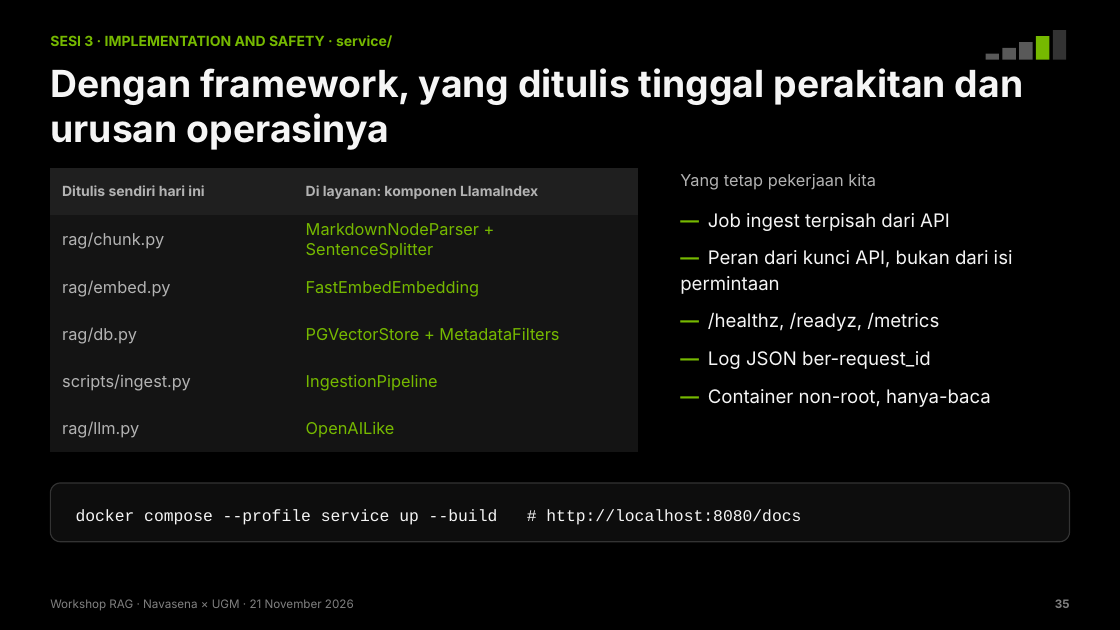
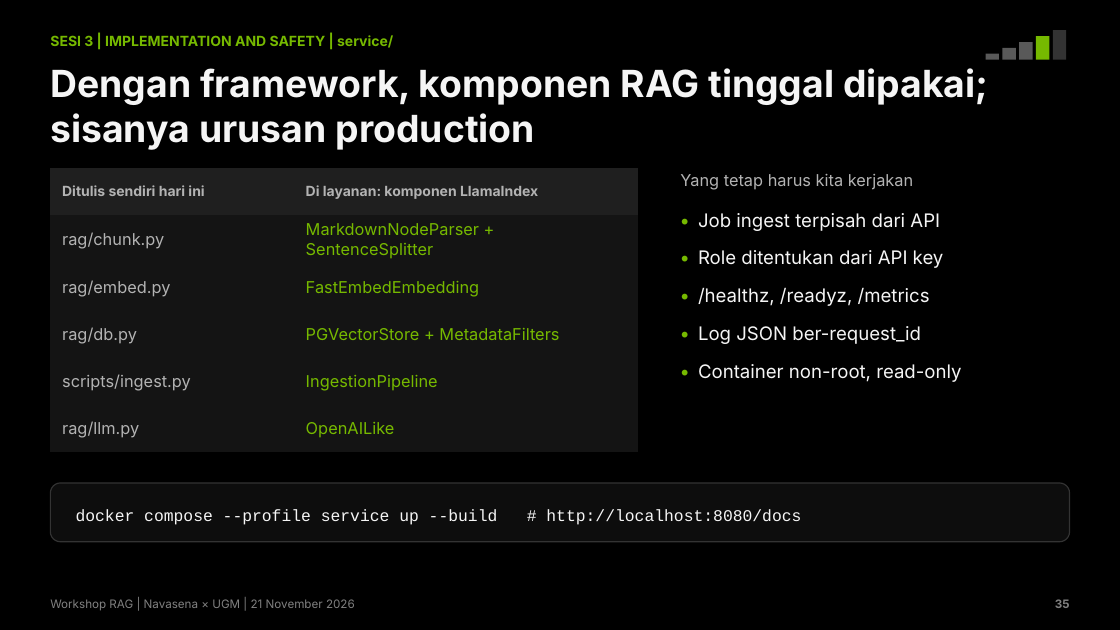
Before and after one commit to chmdznr/navasena-ugm-rag-workshop, a slide deck: slide 35 of slides/dist/Navasena_UGM_Workshop_RAG.pptx. Drawn at 1120x630 pixels with LibreOffice and Linux fonts; fonts in the diff are those of the drawing. Boxes give left, top, right and bottom in pixels: in the first picture for what was removed or moved away, otherwise in the second. Text is boxed around its words. In the diff, an @@ line names an element or a change of style, - is before the commit and + after.

Commit message:
Rapikan bahasa: istilah engineering yang lazim, tanpa terjemahan paksa
- knowledge base, guardrail, email, query, threshold, standar deviasi,
  masking, API key, role, end-to-end menggantikan terjemahan yang kaku
- Judul slide tidak lagi berpola 'X, bukan Y' dan 'tiga ...'
- Tanda baca dibersihkan (titik tengah, em-dash, kutip miring)
- Ingest berjalan dalam satu transaksi supaya aplikasi yang sedang jalan
  tidak melihat data setengah jadi
- Deck dan notebook dibangun ulang dengan hasil gladi terbaru

```diff
--- a/slides/dist/Navasena_UGM_Workshop_RAG.pptx
+++ b/slides/dist/Navasena_UGM_Workshop_RAG.pptx
@@ text at [50, 35, 393, 48]: text changed @@
-SESI 3 · IMPLEMENTATION AND SAFETY · service/
+SESI 3 | IMPLEMENTATION AND SAFETY | service/
@@ text at [50, 68, 988, 150]: text changed @@
-Dengan framework, yang ditulis tinggal perakitan dan urusan operasinya
+Dengan framework, komponen RAG tinggal dipakai; sisanya urusan production
@@ text at [680, 174, 914, 190]: text changed @@
-Yang tetap pekerjaan kita
+Yang tetap harus kita kerjakan
@@ text at [698, 213, 961, 382]: text changed @@
-— Job ingest terpisah dari API
-— Peran dari kunci API, bukan dari isi permintaan
-— /healthz, /readyz, /metrics
-— Log JSON ber-request_id
-— Container non-root, hanya-baca
+• Job ingest terpisah dari API
+• Role ditentukan dari API key
+• /healthz, /readyz, /metrics
+• Log JSON ber-request_id
+• Container non-root, read-only
@@ text at [50, 599, 355, 611]: text changed @@
-Workshop RAG · Navasena × UGM · 21 November 2026
+Workshop RAG | Navasena × UGM | 21 November 2026
```
Also in this commit, not shown: 36 other slides changed, 30 other files.
